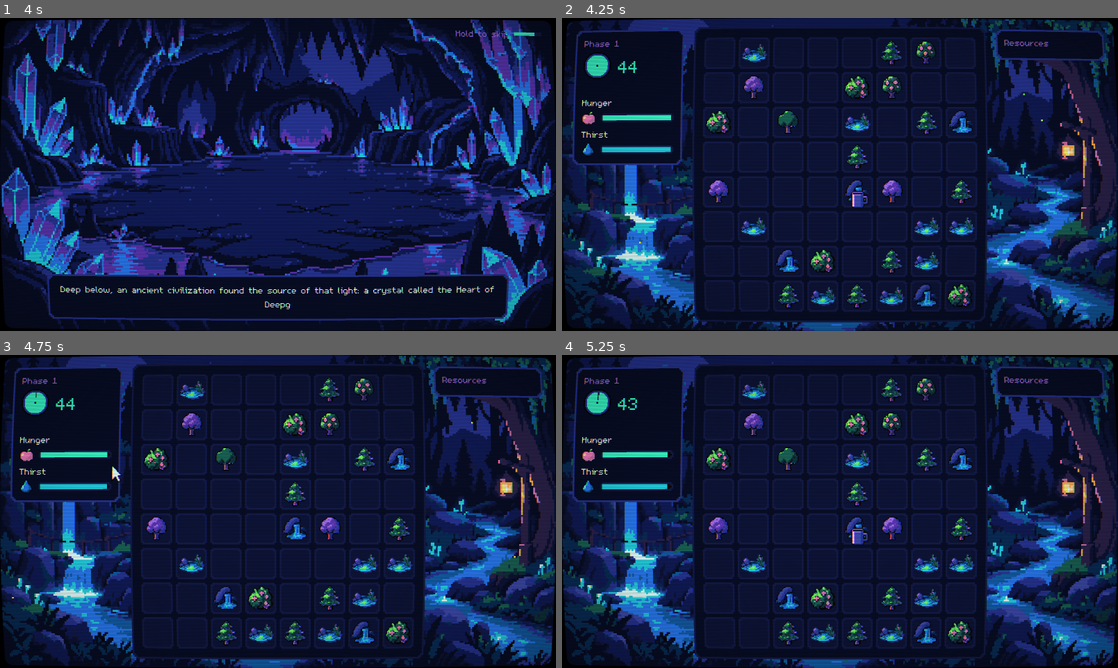
Above: before the commit, frames 1-4 (two rows, left to right).
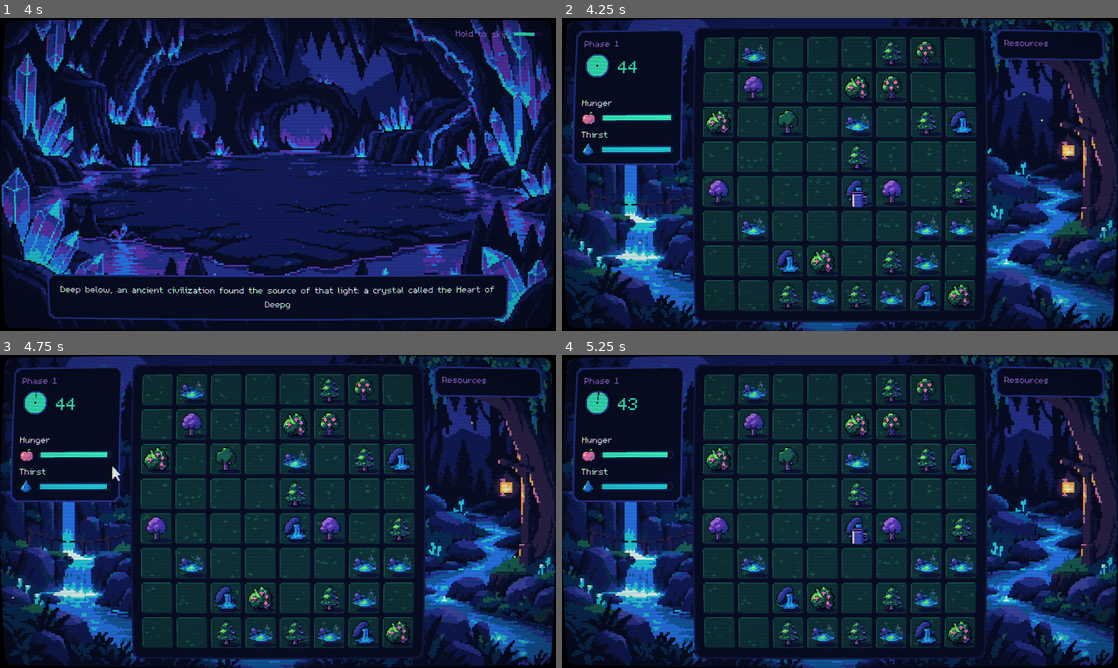
Above: after the commit, the same moments.

Repository: thiagoalgo/deepglow-ai-original
Game: Godot game, scene res://src/main/app.tscn
Two runs of this game, one before a commit and one after it. Both use one fixed random seed, a clock stepped at 60 frames per second and the inputs below. Sound files missing from this copy of the repository are replaced by a short silence.
Inputs (mouse positions are in pixels of both pictures, inside the frame that each line leads up to):
- Up to frame 1 (4 s): click "English" at 0.5 s; click "New game" at 1.25 s; tap Enter (ui_accept) at 2, 2.27, 2.75 s; move the mouse to (400, 158) at 2.02 s; press the mouse at (400, 158) at 2.03 s; hold Right (board_right) 2.03-2.75 s; release the mouse at (400, 158) at 2.75 s; drag from (166, 190) to (250, 237) at 2.77 s; move the mouse to (333, 105) at 3.52 s; press the mouse at (333, 105) at 3.53 s; hold Right (board_right) from 3.53 s (still down)
- Up to frame 2 (4.25 s): keep holding Right (board_right)
- Up to frame 3 (4.75 s): release Right (board_right) at 4.25 s; release the mouse at (333, 442) at 4.25 s; drag from (250, 574) to (111, 464) at 4.27 s
- Up to frame 4 (5.25 s): tap Enter (ui_accept) at 5 s; move the mouse to (1006, 558) at 5.02 s; press the mouse at (1006, 558) at 5.03 s; hold Left (board_left) from 5.03 s (still down)

Frame 1 is identical in both runs. In frame 2, 23% of the frame differs, in the area x 25-75%, y 6-94%; in frame 3, 23%; in frame 4, 23%.

Commit message:
feat: per-biome board ground with bevel, tufts and item shadows
The board cells were flat dark boxes, the same in every biome. Each
biome now has a BoardGround (data/ground/): its own cell fill, a 1 px
bevel lit from the top-left, grass/pebble tufts placed from a fixed
per-cell seed and rare accent specks, so the board changes with the
biome. Sources cast a stepped pixel shadow down-right, and the cells
sit closer (2 px apart).

Co-Authored-By: Claude Opus 5.5 <noreply@anthropic.com>
Claude-Session: https://claude.ai/code/session_012dh8mRUjYh5ntJv4jzA78g

Diff:
--- a/data/biomes/ash_forest.tres
+++ b/data/biomes/ash_forest.tres
@@ -5,6 +5,7 @@
 [ext_resource type="Resource" path="res://data/ambient/ash_flakes.tres" id="fx_0"]
 [ext_resource type="Resource" path="res://data/ambient/ash_embers.tres" id="fx_1"]
 [ext_resource type="AudioStream" path="res://assets/audio/ambience/ash.ogg" id="3_ambience"]
+[ext_resource type="Resource" path="res://data/ground/ash_forest.tres" id="4_ground"]
 
 [resource]
 script = ExtResource("1_biome")
@@ -12,6 +13,7 @@
 background = ExtResource("2_bg")
 ambient_effects = Array[Resource]([ExtResource("fx_0"), ExtResource("fx_1")])
 ambience = ExtResource("3_ambience")
+ground = ExtResource("4_ground")
 color = Color(0.9647, 0.6588, 0.2902, 1)
 required_points = 31
 tree_row = 7
--- a/data/biomes/crystal_caves.tres
+++ b/data/biomes/crystal_caves.tres
@@ -5,6 +5,7 @@
 [ext_resource type="Resource" path="res://data/ambient/cave_glints.tres" id="fx_0"]
 [ext_resource type="Resource" path="res://data/ambient/cave_drops.tres" id="fx_1"]
 [ext_resource type="AudioStream" path="res://assets/audio/ambience/caves.ogg" id="3_ambience"]
+[ext_resource type="Resource" path="res://data/ground/crystal_caves.tres" id="4_ground"]
 
 [resource]
 script = ExtResource("1_biome")
@@ -12,6 +13,7 @@
 background = ExtResource("2_bg")
 ambient_effects = Array[Resource]([ExtResource("fx_0"), ExtResource("fx_1")])
 ambience = ExtResource("3_ambience")
+ground = ExtResource("4_ground")
 color = Color(0.6039, 0.4196, 0.8706, 1)
 required_points = 18
 tree_row = 4
--- a/data/biomes/frozen_moon_vale.tres
+++ b/data/biomes/frozen_moon_vale.tres
@@ -5,6 +5,7 @@
 [ext_resource type="Resource" path="res://data/ambient/snow_far.tres" id="fx_0"]
 [ext_resource type="Resource" path="res://data/ambient/snow_near.tres" id="fx_1"]
 [ext_resource type="AudioStream" path="res://assets/audio/ambience/frozen.ogg" id="3_ambience"]
+[ext_resource type="Resource" path="res://data/ground/frozen_moon_vale.tres" id="4_ground"]
 
 [resource]
 script = ExtResource("1_biome")
@@ -12,6 +13,7 @@
 background = ExtResource("2_bg")
 ambient_effects = Array[Resource]([ExtResource("fx_0"), ExtResource("fx_1")])
 ambience = ExtResource("3_ambience")
+ground = ExtResource("4_ground")
 color = Color(0.1294, 0.7843, 0.8510, 1)
 required_points = 41
 tree_row = 10
--- a/data/biomes/glow_swamp.tres
+++ b/data/biomes/glow_swamp.tres
@@ -4,6 +4,7 @@
 [ext_resource type="Texture2D" path="res://assets/sprites/board/biomes/glow_swamp.png" id="2_bg"]
 [ext_resource type="Resource" path="res://data/ambient/swamp_spores.tres" id="fx_0"]
 [ext_resource type="AudioStream" path="res://assets/audio/ambience/swamp.ogg" id="3_ambience"]
+[ext_resource type="Resource" path="res://data/ground/glow_swamp.tres" id="4_ground"]
 
 [resource]
 script = ExtResource("1_biome")
@@ -11,6 +12,7 @@
 background = ExtResource("2_bg")
 ambient_effects = Array[Resource]([ExtResource("fx_0")])
 ambience = ExtResource("3_ambience")
+ground = ExtResource("4_ground")
 color = Color(0.2157, 0.9490, 0.7608, 1)
 required_points = 10
 tree_row = 2
--- a/data/biomes/night_forest.tres
+++ b/data/biomes/night_forest.tres
@@ -4,6 +4,7 @@
 [ext_resource type="Texture2D" path="res://assets/sprites/board/background.png" id="2_bg"]
 [ext_resource type="Resource" path="res://data/ambient/fireflies.tres" id="fx_0"]
 [ext_resource type="AudioStream" path="res://assets/audio/ambience/night.ogg" id="3_ambience"]
+[ext_resource type="Resource" path="res://data/ground/night_forest.tres" id="4_ground"]
 
 [resource]
 script = ExtResource("1_biome")
@@ -11,6 +12,7 @@
 background = ExtResource("2_bg")
 ambient_effects = Array[Resource]([ExtResource("fx_0")])
 ambience = ExtResource("3_ambience")
+ground = ExtResource("4_ground")
 color = Color(0.4549, 0.9098, 0.3608, 1)
 required_points = 0
 tree_row = 0
--- a/data/biomes/sunken_ruins.tres
+++ b/data/biomes/sunken_ruins.tres
@@ -5,6 +5,7 @@
 [ext_resource type="Resource" path="res://data/ambient/ruin_plankton.tres" id="fx_0"]
 [ext_resource type="Resource" path="res://data/ambient/ruin_bubbles.tres" id="fx_1"]
 [ext_resource type="AudioStream" path="res://assets/audio/ambience/ruins.ogg" id="3_ambience"]
+[ext_resource type="Resource" path="res://data/ground/sunken_ruins.tres" id="4_ground"]
 
 [resource]
 script = ExtResource("1_biome")
@@ -12,6 +13,7 @@
 background = ExtResource("2_bg")
 ambient_effects = Array[Resource]([ExtResource("fx_0"), ExtResource("fx_1")])
 ambience = ExtResource("3_ambience")
+ground = ExtResource("4_ground")
 color = Color(0.1529, 0.4549, 0.9020, 1)
 required_points = 53
 tree_row = 12
--- /dev/null
+++ b/data/ground/ash_forest.tres
@@ -0,0 +1,12 @@
+[gd_resource type="Resource" script_class="BoardGround" format=3]
+
+[ext_resource type="Script" path="res://src/board/board_ground.gd" id="1_ground"]
+
+[resource]
+script = ExtResource("1_ground")
+fill = Color(0.1647, 0.1294, 0.2784, 1)
+light_edge = Color(0.3373, 0.2000, 0.6588, 1)
+dark_edge = Color(0.0510, 0.0745, 0.2039, 1)
+outline = Color(0.0314, 0.0510, 0.1412, 1)
+tuft = Color(0.0745, 0.1020, 0.2706, 1)
+accent = Color(0.9647, 0.6588, 0.2902, 1)
--- /dev/null
+++ b/data/ground/crystal_caves.tres
@@ -0,0 +1,12 @@
+[gd_resource type="Resource" script_class="BoardGround" format=3]
+
+[ext_resource type="Script" path="res://src/board/board_ground.gd" id="1_ground"]
+
+[resource]
+script = ExtResource("1_ground")
+fill = Color(0.0745, 0.1020, 0.2706, 1)
+light_edge = Color(0.1451, 0.1961, 0.5490, 1)
+dark_edge = Color(0.0510, 0.0745, 0.2039, 1)
+outline = Color(0.0314, 0.0510, 0.1412, 1)
+tuft = Color(0.1451, 0.1961, 0.5490, 1)
+accent = Color(0.6039, 0.4196, 0.8706, 1)
--- /dev/null
+++ b/data/ground/frozen_moon_vale.tres
@@ -0,0 +1,12 @@
+[gd_resource type="Resource" script_class="BoardGround" format=3]
+
+[ext_resource type="Script" path="res://src/board/board_ground.gd" id="1_ground"]
+
+[resource]
+script = ExtResource("1_ground")
+fill = Color(0.0706, 0.3451, 0.6196, 1)
+light_edge = Color(0.1529, 0.4549, 0.9020, 1)
+dark_edge = Color(0.0353, 0.1647, 0.3216, 1)
+outline = Color(0.0314, 0.0510, 0.1412, 1)
+tuft = Color(0.1529, 0.4549, 0.9020, 1)
+accent = Color(0.8510, 0.9608, 0.9490, 1)
--- /dev/null
+++ b/data/ground/glow_swamp.tres
@@ -0,0 +1,12 @@
+[gd_resource type="Resource" script_class="BoardGround" format=3]
+
+[ext_resource type="Script" path="res://src/board/board_ground.gd" id="1_ground"]
+
+[resource]
+script = ExtResource("1_ground")
+fill = Color(0.0980, 0.3647, 0.3137, 1)
+light_edge = Color(0.2157, 0.9490, 0.7608, 1)
+dark_edge = Color(0.0549, 0.1882, 0.2118, 1)
+outline = Color(0.0314, 0.0510, 0.1412, 1)
+tuft = Color(0.0549, 0.1882, 0.2118, 1)
+accent = Color(0.2157, 0.9490, 0.7608, 1)
--- /dev/null
+++ b/data/ground/night_forest.tres
@@ -0,0 +1,11 @@
+[gd_resource type="Resource" script_class="BoardGround" format=3]
+
+[ext_resource type="Script" path="res://src/board/board_ground.gd" id="1_ground"]
+
+[resource]
+script = ExtResource("1_ground")
+fill = Color(0.0549, 0.1882, 0.2118, 1)
+light_edge = Color(0.0980, 0.3647, 0.3137, 1)
+dark_edge = Color(0.0510, 0.0745, 0.2039, 1)
+outline = Color(0.0314, 0.0510, 0.1412, 1)
+tuft = Color(0.0980, 0.3647, 0.3137, 1)
--- /dev/null
+++ b/data/ground/sunken_ruins.tres
@@ -0,0 +1,12 @@
+[gd_resource type="Resource" script_class="BoardGround" format=3]
+
+[ext_resource type="Script" path="res://src/board/board_ground.gd" id="1_ground"]
+
+[resource]
+script = ExtResource("1_ground")
+fill = Color(0.0353, 0.1647, 0.3216, 1)
+light_edge = Color(0.0706, 0.3451, 0.6196, 1)
+dark_edge = Color(0.0510, 0.0745, 0.2039, 1)
+outline = Color(0.0314, 0.0510, 0.1412, 1)
+tuft = Color(0.0980, 0.3647, 0.3137, 1)
+accent = Color(0.1529, 0.4549, 0.9020, 1)
--- a/src/biomes/biome.gd
+++ b/src/biomes/biome.gd
@@ -11,6 +11,8 @@
 @export var ambient_effects: Array[Resource] = []
 ## Ambience loop played while the run is in this biome (null = keep the current one).
 @export var ambience: AudioStream
+## Look of the board cells (BoardGround) in this biome.
+@export var ground: BoardGround
 ## Accent color of the biome in the upgrade tree (band header, palette color).
 @export var color: Color = Palette.STRUCTURE_HIGHLIGHT
 ## Levels invested in the tree needed to reach this biome (0 = starting biome).
--- a/src/board/board.gd
+++ b/src/board/board.gd
@@ -55,6 +55,14 @@
 
 func cell_to_local(cell: Vector2i) -> Vector2:
 	return Vector2(cell * config.cell_size) + Vector2(config.cell_size) / 2.0
+
+
+## Ground look of the cells for the current biome (null = plain cells).
+func set_ground(ground: BoardGround) -> void:
+	_grid_view.ground = ground
+	SourceCard.shadow_color = ground.shadow if ground else Color.TRANSPARENT
+	for item: Node in _items_root.get_children():
+		(item as CanvasItem).queue_redraw()
 
 
 func local_to_cell(local_pos: Vector2) -> Vector2i:
--- a/src/board/board_grid_view.gd
+++ b/src/board/board_grid_view.gd
@@ -1,7 +1,14 @@
 @tool
 class_name BoardGridView
 extends Node2D
-## Board drawing: framed cells with pixel-rounded corners (PixelStyleBox), palette only.
+## Board drawing: a frame and one cell of "ground" per square (BoardGround of
+## the current biome: fill, 1 px bevel lit from the top-left, tufts/specks
+## placed from a fixed per-cell seed). Palette only, whole pixels.
+
+## Tuft stamps: tiny pixel maps ("x" = pixel, "/" = next row), grass-like shapes.
+const TUFTS: Array[String] = ["..x../x.x.x/.xxx.", "x..x/.xx./.xx.", "x.x/.x.", "x.../...x"]
+## Tufts keep this far from the cell edge.
+const TUFT_MARGIN := 3
 
 @export var config: BoardConfig:
 	set(value):
@@ -11,8 +18,13 @@
 @export var cell_fill: Color = Palette.SHADOW_DEEP
 @export var cell_border: Color = Palette.SHADOW_LIFTED
 @export var board_fill: Color = Palette.SHADOW_BLUEBLACK
-@export_range(0, 8) var gap: int = 2
+@export_range(0, 8) var gap: int = 1
 @export_range(0, 16) var frame_margin: int = 10
+## Ground of the current biome (null = plain cells in cell_fill/cell_border).
+@export var ground: BoardGround:
+	set(value):
+		ground = value
+		queue_redraw()
 
 
 func _draw() -> void:
@@ -23,8 +35,36 @@
 	var frame := PixelStyleBox.create(board_fill, cell_border, 2, PackedInt32Array([4, 2]))
 	frame.draw(get_canvas_item(), board_rect.grow(frame_margin))
 	var cell := PixelStyleBox.create(cell_fill, cell_border, 2, PackedInt32Array([2]))
+	if ground:
+		cell = PixelStyleBox.create(ground.fill, ground.outline, 1, PackedInt32Array([2, 1]), 1)
 	for y: int in config.size.y:
 		for x: int in config.size.x:
 			var origin := Vector2(x * config.cell_size.x, y * config.cell_size.y)
 			var rect := Rect2(origin + Vector2(gap, gap), Vector2(config.cell_size) - Vector2(gap * 2, gap * 2))
 			cell.draw(get_canvas_item(), rect)
+			if ground:
+				_draw_ground(rect, Vector2i(x, y))
+
+
+## Bevel and tufts of one cell (the fill and outline are already drawn).
+func _draw_ground(rect: Rect2, cell: Vector2i) -> void:
+	var inner := rect.grow(-1)
+	# Lit top/left edge, shaded bottom/right edge (1 px, clear of the cut corners).
+	draw_rect(Rect2(inner.position + Vector2(2, 0), Vector2(inner.size.x - 4, 1)), ground.light_edge)
+	draw_rect(Rect2(inner.position + Vector2(0, 2), Vector2(1, inner.size.y - 4)), ground.light_edge)
+	draw_rect(Rect2(inner.position + Vector2(2, inner.size.y - 1), Vector2(inner.size.x - 4, 1)), ground.dark_edge)
+	draw_rect(Rect2(inner.position + Vector2(inner.size.x - 1, 2), Vector2(1, inner.size.y - 4)), ground.dark_edge)
+	var rng := RandomNumberGenerator.new()
+	rng.seed = hash(cell) + 7
+	var area := rect.grow(-TUFT_MARGIN)
+	for i: int in rng.randi_range(ground.tufts.x, ground.tufts.y):
+		var rows := TUFTS[rng.randi() % TUFTS.size()].split("/")
+		var at := area.position + Vector2(rng.randi_range(0, int(area.size.x) - 5),
+			rng.randi_range(0, int(area.size.y) - 3))
+		for row: int in rows.size():
+			for col: int in rows[row].length():
+				if rows[row][col] == "x":
+					draw_rect(Rect2(at + Vector2(col, row), Vector2.ONE), ground.tuft)
+	if ground.accent.a > 0.0 and rng.randf() < ground.accent_chance:
+		var at := Vector2(rng.randi_range(0, int(area.size.x) - 1), rng.randi_range(0, int(area.size.y) - 1))
+		draw_rect(Rect2(area.position + at, Vector2.ONE), ground.accent)
--- /dev/null
+++ b/src/board/board_ground.gd
@@ -0,0 +1,24 @@
+class_name BoardGround
+extends Resource
+## Look of the board cells in one biome (like a tile of ground under each
+## source): flat fill, a 1 px bevel lit from the top-left, and small grass
+## tufts / specks scattered per cell. Palette colors only.
+
+## Cell fill.
+@export var fill: Color = Palette.VEGETATION_SHADOW
+## Top and left inner edge (lit side).
+@export var light_edge: Color = Palette.VEGETATION_MOSS
+## Bottom and right inner edge (shadow side).
+@export var dark_edge: Color = Palette.SHADOW_DEEP
+## Outer 1 px outline of each cell.
+@export var outline: Color = Palette.SHADOW_BLUEBLACK
+## Tufts drawn in every cell (grass, pebbles, ash…).
+@export var tuft: Color = Palette.VEGETATION_MOSS
+## How many tufts per cell (random between x and y).
+@export var tufts: Vector2i = Vector2i(4, 7)
+## Soft shadow under each source (lit from the top-left, so it falls down-right).
+@export var shadow: Color = Palette.SHADOW_DEEP
+## Rare accent specks (glowing moss, crystals, embers, snow). Transparent = none.
+@export var accent: Color = Color.TRANSPARENT
+## Chance of one accent speck per cell.
+@export_range(0.0, 1.0) var accent_chance: float = 0.3
--- a/src/game/game.gd
+++ b/src/game/game.gd
@@ -89,6 +89,8 @@
 		for effect: Resource in current.ambient_effects:
 			layers.append(effect as AmbientEffect)
 		ambient_particles.effects = layers
+	if current:
+		board.set_ground(current.ground)
 	if current and current.ambience:
 		Sound.play_ambience(current.ambience)
 	return changed
--- a/src/sources/source_card.gd
+++ b/src/sources/source_card.gd
@@ -7,6 +7,13 @@
 signal depleted
 
 const BAR_WIDTH := 28.0
+## Flat pixel ellipse under the sprite (light from the top-left): center offset
+## and radii in pixels.
+const SHADOW_OFFSET := Vector2(4, 13)
+const SHADOW_RADII := Vector2(13, 3)
+
+## Shadow color of the current ground (set by Board; transparent = no shadow).
+static var shadow_color: Color = Color.TRANSPARENT
 
 var source: SourceType
 var total_health: float = 1.0
@@ -51,6 +58,8 @@
 func _draw() -> void:
 	if source == null:
 		return
+	if shadow_color.a > 0.0:
+		_draw_shadow()
 	if source.texture == null:
 		draw_rect(Rect2(-10, -10, 20, 20), source.placeholder_color)
 	if health < total_health:
@@ -58,6 +67,14 @@
 		draw_rect(bar, Palette.SHADOW_ABSOLUTE)
 		draw_rect(Rect2(bar.position, Vector2(ceilf(BAR_WIDTH * health / total_health), 4)),
 			Palette.VEGETATION_NEON_TEAL)
+
+
+## Row by row, so the edge is stepped like the rest of the pixel art.
+func _draw_shadow() -> void:
+	var ry := int(SHADOW_RADII.y)
+	for dy: int in range(-ry + 1, ry):
+		var half := floorf(SHADOW_RADII.x * sqrt(1.0 - pow(float(dy) / ry, 2.0)))
+		draw_rect(Rect2(SHADOW_OFFSET.x - half, SHADOW_OFFSET.y + dy, half * 2.0, 1.0), shadow_color)
 
 
 func _shake() -> void:
Not shown, added: src/board/board_ground.gd.uid
Not shown, changed: AGENTS.md
Not shown, changed: docs/game-design.md
